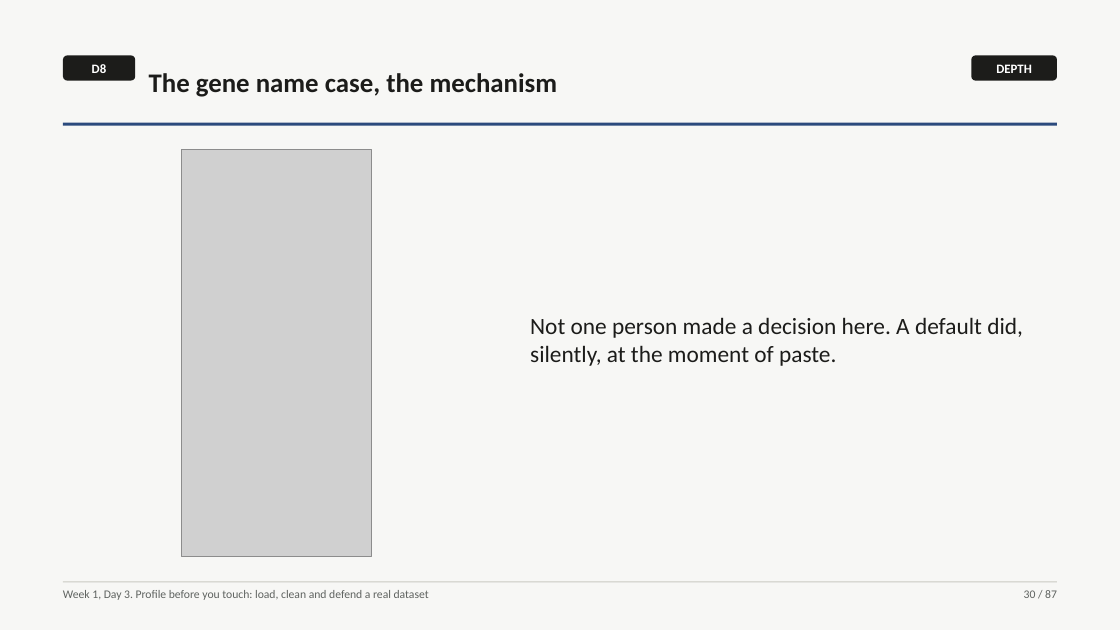
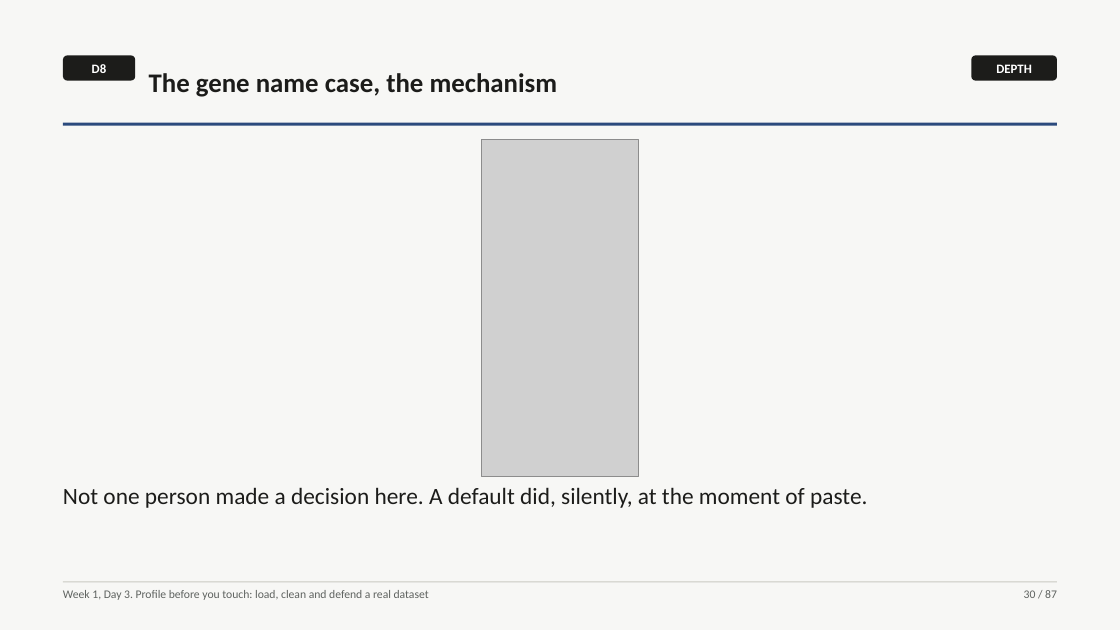
Before and after one commit to fde-academy-lab/c2-content-factory, a slide deck: slide 30 of content/W01/D3/slides/C2_W01_D03_deck_STUDENT.pptx. Drawn at 1120x630 pixels with LibreOffice and Linux fonts; fonts in the diff are those of the drawing; grey boxes stand for pictures. Boxes give left, top, right and bottom in pixels: in the first picture for what was removed or moved away, otherwise in the second. Text is boxed around its words. In the diff, an @@ line names an element or a change of style, - is before the commit and + after.

```diff
--- a/content/W01/D3/slides/C2_W01_D03_deck_STUDENT.pptx
+++ b/content/W01/D3/slides/C2_W01_D03_deck_STUDENT.pptx
@@ picture: place and size @@
-picture at [181, 150, 371, 556]
+picture at [481, 139, 639, 476]
@@ text "Not one person made a ...": place and size @@
-text "Not one person made a ..." at [530, 317, 1023, 366]
+text "Not one person made a ..." at [63, 487, 867, 508]
@@ text "Not one person made a ..." at [63, 487, 867, 508]: less space between paragraphs @@
```
Also in this commit, not shown: 4 other slides changed, 23 other files.
